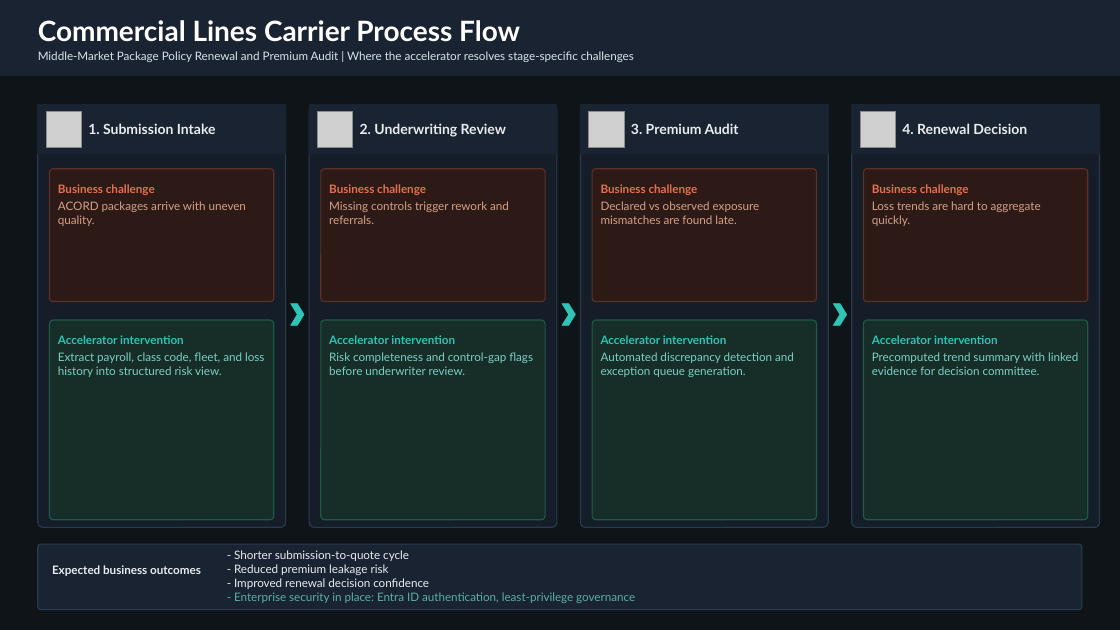
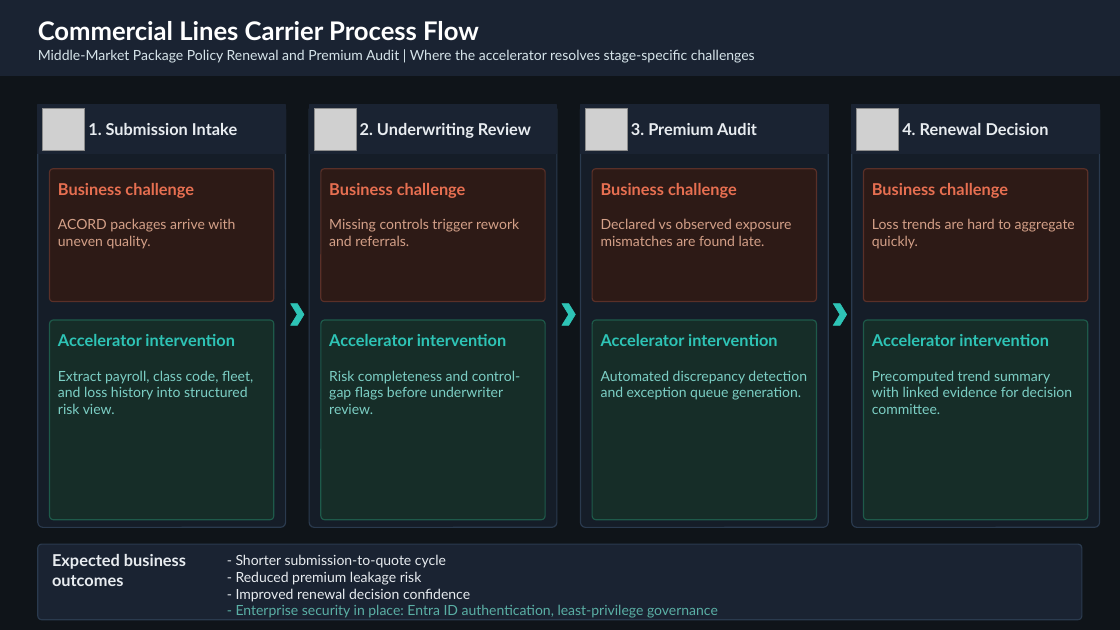
Before and after one commit to tirtho/extract-insight-action, a slide deck: slide 5 of Extract-Insight-Action-Carrier-Process-Playbook.pptx. Drawn at 1120x630 pixels with LibreOffice and Linux fonts; fonts in the diff are those of the drawing; grey boxes stand for pictures. Boxes give left, top, right and bottom in pixels: in the first picture for what was removed or moved away, otherwise in the second. Text is boxed around its words. In the diff, an @@ line names an element or a change of style, - is before the commit and + after.

```diff
--- a/Extract-Insight-Action-Carrier-Process-Playbook.pptx
+++ b/Extract-Insight-Action-Carrier-Process-Playbook.pptx
@@ text "Commercial Lines Carrier Process Flow" at [38,21,479,41]: size 24 to 22 pt @@
@@ picture: place and size @@
-picture at [46,112,82,147]
+picture at [43,108,85,150]
@@ picture: place and size @@
-picture at [318,112,353,147]
+picture at [314,108,356,150]
@@ picture: place and size @@
-picture at [589,112,624,147]
+picture at [586,108,628,150]
@@ picture: place and size @@
-picture at [860,112,896,147]
+picture at [857,108,899,150]
@@ size 12 to 14 pt in 4 elements at [88,123,237,135], [360,123,531,138], [631,123,757,135], [902,123,1049,135] @@
@@ rounded rectangle: place and size @@
-rounded rectangle at [38,544,1082,610]
+rounded rectangle at [38,544,1082,620]
@@ size 10 to 14 pt in 9 elements at [58,183,194,198], [58,334,235,346], [329,183,466,198], [329,334,507,346], [601,183,737,198], [601,334,778,346], [872,183,1008,198], [872,334,1049,346], [52,554,186,586] @@
@@ size 10 to 12 pt in 10 elements at [38,49,755,63], [58,218,235,249], [58,370,253,414], [329,218,519,246], [329,370,520,414], [601,218,791,246], [601,370,807,400], [872,218,1075,249], [872,370,1072,414], [236,554,718,618] @@
```
Also in this commit, not shown: 4 other slides changed.
